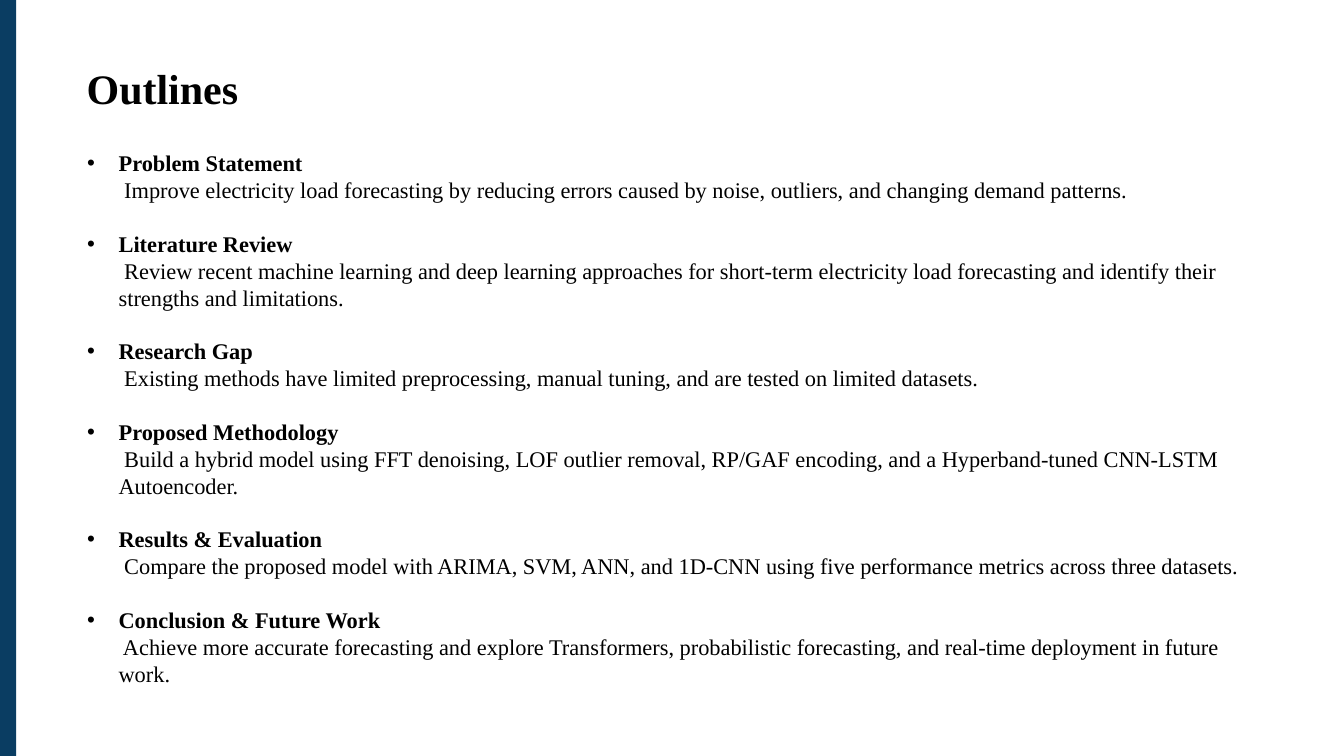
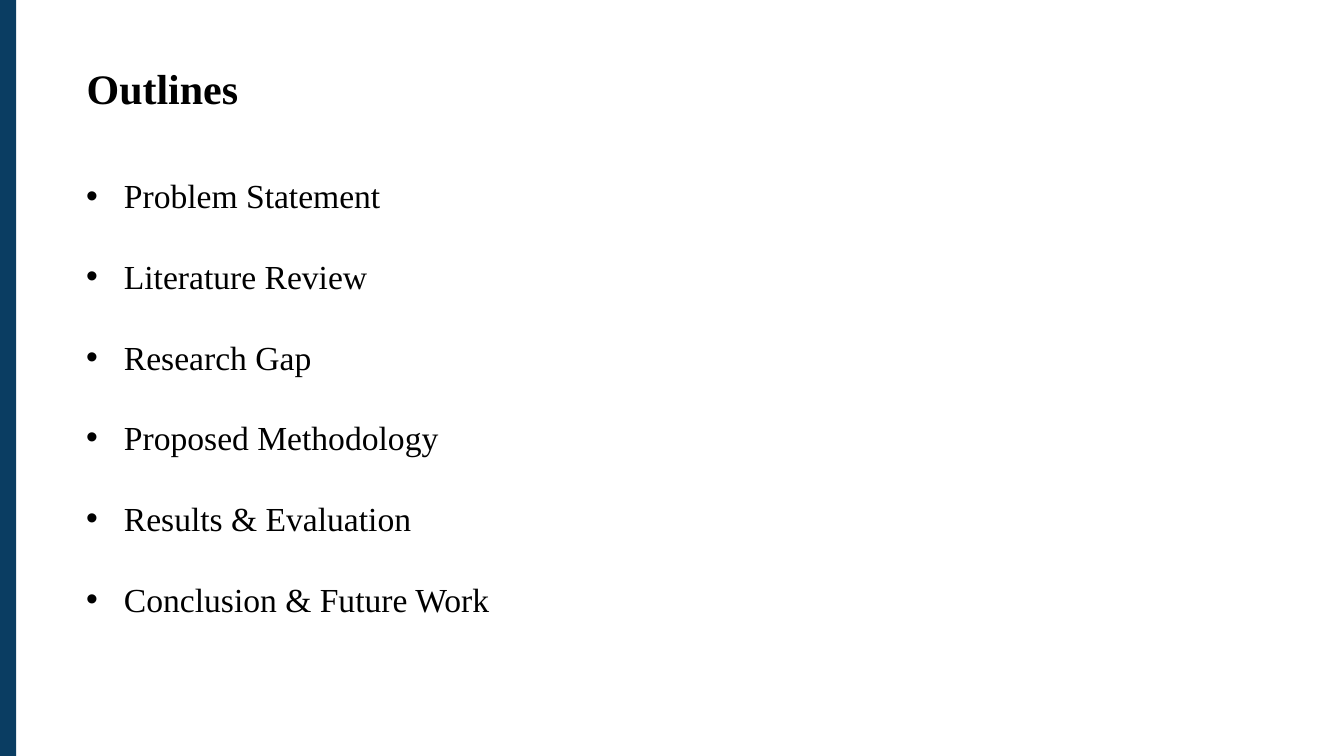
Before and after one commit to Soumit2k05/MP-1-7th-Sem-Soumit-Subhasish-Roshan-Rajaram, a slide deck: slide 2 of ppts/Advanced_Electric_Load_Demand_Forecasting_Using_AI 3 (1).pptx. Drawn at 1344x756 pixels with LibreOffice and Linux fonts; fonts in the diff are those of the drawing. Boxes give left, top, right and bottom in pixels: in the first picture for what was removed or moved away, otherwise in the second. Text is boxed around its words. In the diff, an @@ line names an element or a change of style, - is before the commit and + after.

```diff
--- a/ppts/Advanced_Electric_Load_Demand_Forecasting_Using_AI 3 (1).pptx
+++ b/ppts/Advanced_Electric_Load_Demand_Forecasting_Using_AI 3 (1).pptx
@@ text removed at [119, 155, 1237, 683] @@
-• Problem Statement
-  Improve electricity load forecasting by reducing errors caused by noise, outliers, and changing demand patterns.
-• Literature Review
-  Review recent machine learning and deep learning approaches for short-term electricity load forecasting and identify their strengths and limitations.
-• Research Gap
-  Existing methods have limited preprocessing, manual tuning, and are tested on limited datasets.
-• Proposed Methodology
-  Build a hybrid model using FFT denoising, LOF outlier removal, RP/GAF encoding, and a Hyperband-tuned CNN-LSTM Autoencoder.
-• Results & Evaluation
-  Compare the proposed model with ARIMA, SVM, ANN, and 1D-CNN using five performance metrics across three datasets.
-• Conclusion & Future Work
-  Achieve more accurate forecasting and explore Transformers, probabilistic forecasting, and real-time deployment in future work.
@@ text added at [124, 184, 489, 613], 24 pt, text #000000 @@
+• Problem Statement
+• Literature Review
+• Research Gap
+• Proposed Methodology
+• Results & Evaluation
+• Conclusion & Future Work
```
Also in this commit, not shown: 4 other slides changed.
